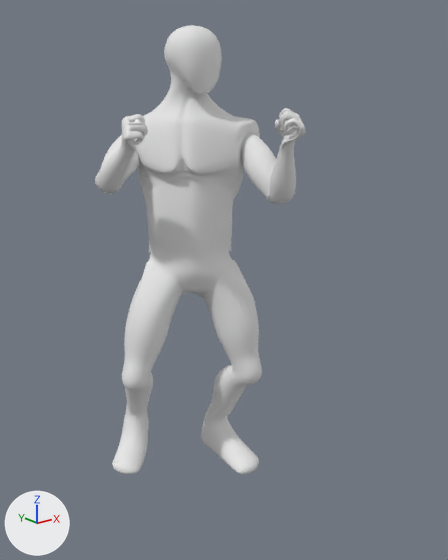
Two versions of the FBX model Assets/Characters/Mr Goo/Mr Goo@forward.fbx, one commit apart.
One viewpoint serves both versions: a 50 mm lens placed at (-1.59, -2.17, 1.76), pointed at (0.07, -0.1, 0.93). Arrows for +X, +Y and +Z are at lower left; the lights stay in place. Both versions are drawn at frame 6 of the action 'metarig|metarigAction'; the numbers are the values there.
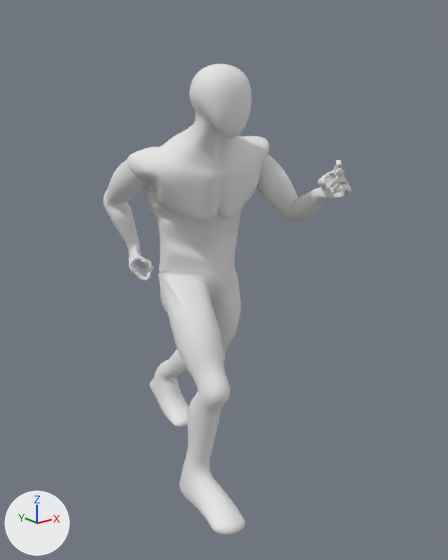
The edits, one by one:
Bone 'spine' (bone_spine) moves from (0.0, -1.57, 0.1) to (0.0, -2.38, 0.31).
Bone 'spine' (bone_spine) turns from (-3, -33, 10) to (0, -5, 1) degrees about its own x, y and z.
Bone 'spine.002' (bone_spine_002) turns from (1, 0, 0) to (33, -13, 0) degrees about its own x, y and z.
Bone 'spine.003' (bone_spine_003) turns from (0, -10, 0) to (0, 5, 3) degrees about its own x, y and z.
Bone 'spine.006' (bone_spine_006) turns from (-5, 44, -9) to (-33, 8, -14) degrees about its own x, y and z.
Bone 'palm.01.L' (bone_palm_01_l) turns from (62, -30, 32) to (11, -3, 21) degrees about its own x, y and z.
Bone 'f_index.01.L' (bone_f_index_01_l) turns from (44, -21, 54) to (24, 18, 22) degrees about its own x, y and z.
Bone 'f_index.02.L' (bone_f_index_02_l) turns from (30, -5, 32) to (21, -4, 8) degrees about its own x, y and z.
Bone 'palm.02.L' (bone_palm_02_l) turns from (82, -34, 14) to (45, -13, 24) degrees about its own x, y and z.
Bone 'f_middle.01.L' (bone_f_middle_01_l) turns from (44, -15, 38) to (5, 24, -2) degrees about its own x, y and z.
Bone 'f_middle.02.L' (bone_f_middle_02_l) turns from (36, -3, 35) to (-8, 19, 19) degrees about its own x, y and z.
Bone 'palm.03.L' (bone_palm_03_l) turns from (86, -24, 11) to (76, -21, 14) degrees about its own x, y and z.
Bone 'f_ring.01.L' (bone_f_ring_01_l) turns from (49, -13, 35) to (1, 11, -9) degrees about its own x, y and z.
Bone 'f_pinky.01.L' (bone_f_pinky_01_l) turns from (54, -23, 15) to (28, -2, 10) degrees about its own x, y and z.
Bone 'upper_arm.R' (bone_upper_arm_r) turns from (72, -21, -12) to (-29, -49, 32) degrees about its own x, y and z.
Bone 'forearm.R' (bone_forearm_r) turns from (76, 10, -27) to (57, 22, -13) degrees about its own x, y and z.
Bone 'palm.01.R' (bone_palm_01_r) turns from (78, 24, -1) to (55, 27, 10) degrees about its own x, y and z.
Bone 'f_index.01.R' (bone_f_index_01_r) turns from (74, 10, 5) to (24, 25, 1) degrees about its own x, y and z.
Bone 'palm.02.R' (bone_palm_02_r) turns from (98, 24, -4) to (74, 3, 3) degrees about its own x, y and z.
Bone 'f_middle.02.R' (bone_f_middle_02_r) turns from (70, -4, -36) to (4, 24, -9) degrees about its own x, y and z.
Bone 'f_ring.01.R' (bone_f_ring_01_r) turns from (45, 1, -33) to (35, -8, -20) degrees about its own x, y and z.
Bone 'f_ring.02.R' (bone_f_ring_02_r) turns from (53, -4, -18) to (39, 2, -3) degrees about its own x, y and z.
Bone 'thigh.L' (bone_thigh_l) turns from (-13, -41, -8) to (17, -15, -9) degrees about its own x, y and z.
Bone 'shin.L' (bone_shin_l) turns from (46, 0, 0) to (40, 0, 0) degrees about its own x, y and z.
Bone 'thigh.R' (bone_thigh_r) turns from (-18, 10, 13) to (-43, 1, 3) degrees about its own x, y and z.
Bone 'shin.R' (bone_shin_r) turns from (55, 0, 0) to (53, 0, 0) degrees about its own x, y and z.
Bone 'shin.L.001' (bone_shin_l_001) moves from (-0.04, 0.23, -0.04) to (-0.6, 6.38, -1.37).
Bone 'foot.L' (bone_foot_l) turns from (1, 0, 0) to (26, 0, 0) degrees about its own x, y and z.
Bone 'toe.L' (bone_toe_l) turns from (1, 0, 0) to (27, 0, 0) degrees about its own x, y and z.
Bone 'shin.R.001' (bone_shin_r_001) moves from (1.19, 3.3, -0.89) to (0.76, -3.36, 0.38).
Bone 'foot.R' (bone_foot_r) turns from (28, 14, 41) to (0, 3, 3) degrees about its own x, y and z.
Bone 'toe.R' (bone_toe_r) turns from (22, 9, -9) to (-5, 2, -13) degrees about its own x, y and z.

What differs and where, as boxes [x1, y1, x2, y2] in the pictures (448 x 560 px):
'Cube', posed (17% wider)
    before: [95, 25, 306, 474]
    after: [103, 64, 351, 535]
bone 'spine', root to tip
    before: (192, 270) to (191, 252)
    after: (192, 283) to (194, 265)
bone 'spine.002', root to tip
    before: (191, 208) to (190, 165)
    after: (197, 221) to (203, 189)
bone 'spine.003', root to tip
    before: (190, 165) to (189, 128)
    after: (203, 189) to (207, 159)
bone 'spine.006', root to tip
    before: (188, 80) to (188, 74)
    after: (214, 122) to (215, 115)
bone 'palm.01.L', root to tip
    before: (294, 115) to (285, 110)
    after: (336, 171) to (339, 164)
bone 'f_index.01.L', root to tip
    before: (285, 110) to (281, 115)
    after: (339, 164) to (339, 162)
bone 'f_index.02.L', root to tip
    before: (281, 115) to (284, 124)
    after: (339, 162) to (338, 165)
bone 'palm.02.L', root to tip
    before: (297, 118) to (286, 113)
    after: (341, 176) to (340, 171)
bone 'f_middle.01.L', root to tip
    before: (286, 113) to (282, 118)
    after: (340, 171) to (339, 171)
bone 'f_middle.02.L', root to tip
    before: (282, 118) to (284, 126)
    after: (339, 171) to (336, 171)
bone 'palm.03.L', root to tip
    before: (298, 120) to (286, 114)
    after: (343, 180) to (338, 178)
bone 'f_ring.01.L', root to tip
    before: (286, 114) to (282, 119)
    after: (338, 178) to (336, 179)
bone 'f_pinky.01.L', root to tip
    before: (293, 120) to (287, 121)
    after: (344, 186) to (340, 186)
bone 'upper_arm.R', root to tip
    before: (131, 130) to (107, 186)
    after: (140, 164) to (113, 193)
bone 'forearm.R', root to tip
    before: (107, 186) to (127, 146)
    after: (113, 193) to (133, 249)
bone 'palm.01.R', root to tip
    before: (128, 119) to (139, 117)
    after: (134, 271) to (141, 277)
bone 'f_index.01.R', root to tip
    before: (139, 117) to (142, 122)
    after: (141, 277) to (147, 278)
bone 'palm.02.R', root to tip
    before: (128, 124) to (141, 123)
    after: (135, 271) to (144, 275)
bone 'f_middle.02.R', root to tip
    before: (143, 128) to (137, 135)
    after: (148, 271) to (153, 266)
bone 'f_ring.01.R', root to tip
    before: (143, 128) to (145, 132)
    after: (147, 269) to (149, 265)
bone 'f_ring.02.R', root to tip
    before: (145, 132) to (138, 137)
    after: (149, 265) to (146, 260)
bone 'thigh.L', root to tip
    before: (215, 260) to (251, 373)
    after: (219, 269) to (214, 361)
bone 'shin.L', root to tip
    before: (251, 373) to (216, 418)
    after: (214, 361) to (166, 373)
bone 'thigh.R', root to tip
    before: (165, 261) to (133, 381)
    after: (177, 277) to (217, 393)
bone 'shin.R', root to tip
    before: (133, 381) to (136, 409)
    after: (217, 393) to (196, 467)
bone 'shin.L.001', root to tip
    before: (216, 418) to (180, 400)
    after: (166, 373) to (136, 359)
bone 'foot.L', root to tip
    before: (216, 418) to (234, 446)
    after: (166, 373) to (176, 401)
bone 'toe.L', root to tip
    before: (242, 458) to (252, 464)
    after: (180, 414) to (188, 419)
bone 'shin.R.001', root to tip
    before: (136, 409) to (109, 390)
    after: (196, 467) to (161, 441)
bone 'foot.R', root to tip
    before: (136, 409) to (130, 444)
    after: (196, 467) to (215, 500)
bone 'toe.R', root to tip
    before: (128, 459) to (122, 467)
    after: (223, 515) to (230, 527)
